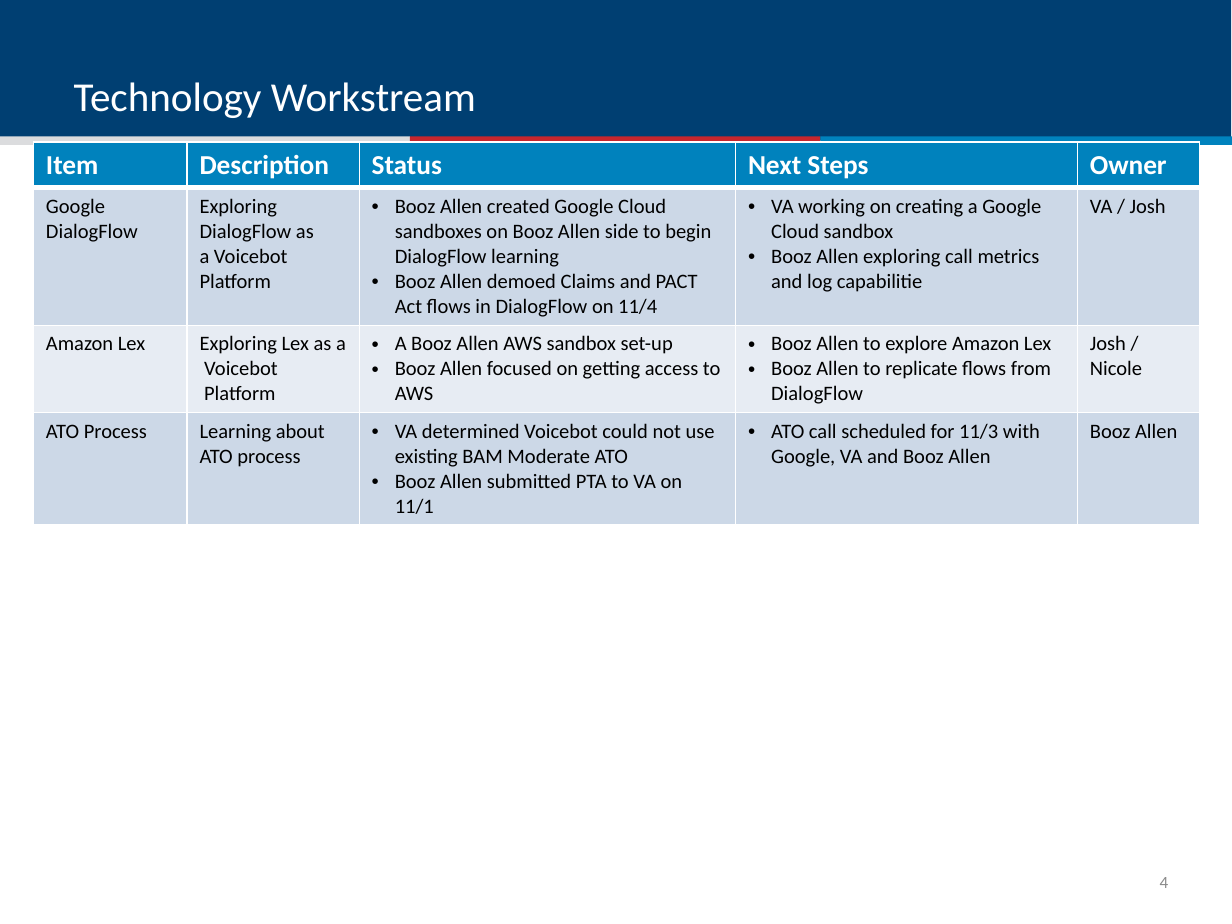
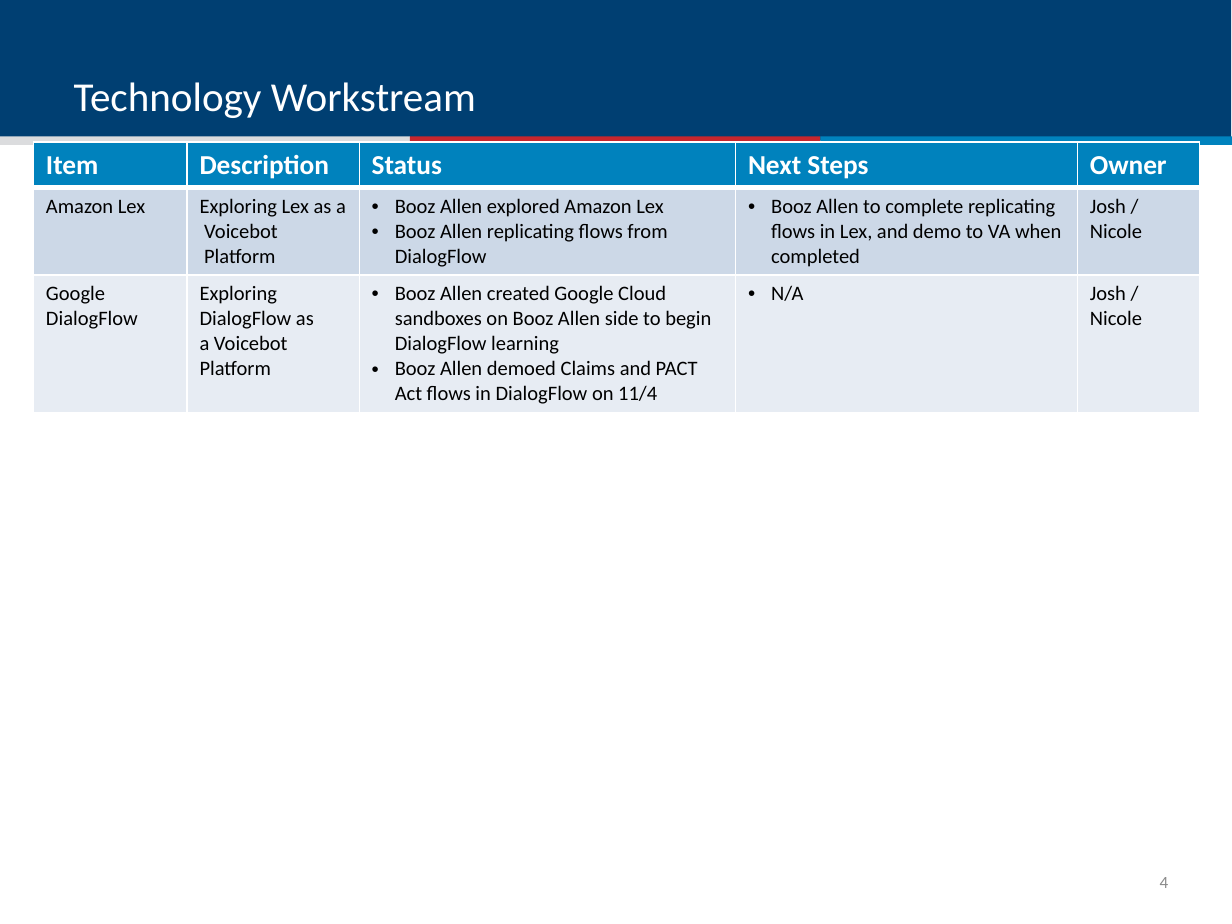
Before and after one commit to department-of-veterans-affairs/voicebot, a slide deck: slide 5 of meetings/StatusMeeting_20221117.pptx. Drawn at 1232x924 pixels with LibreOffice and Linux fonts; fonts in the diff are those of the drawing. Boxes give left, top, right and bottom in pixels: in the first picture for what was removed or moved away, otherwise in the second. Text is boxed around its words. In the diff, an @@ line names an element or a change of style, - is before the commit and + after.

```diff
--- a/meetings/StatusMeeting_20221117.pptx
+++ b/meetings/StatusMeeting_20221117.pptx
@@ table at [33,142,1200,409] @@
-row 2: Google DialogFlow | Exploring DialogFlow as a Voicebot Platform | Booz Allen created Google Cloud sandboxes on Booz Allen side to begin DialogFlow learning / Booz Allen demoed Claims and PACT Act flows in DialogFlow on 11/4 | VA working on creating a Google Cloud sandbox / Booz Allen exploring call metrics and log capabilitie | VA / Josh
-row 3: Amazon Lex | Exploring Lex as a Voicebot / Platform | A Booz Allen AWS sandbox set-up / Booz Allen focused on getting access to AWS | Booz Allen to explore Amazon Lex / Booz Allen to replicate flows from DialogFlow | Josh / Nicole
-row 4: ATO Process | Learning about ATO process | VA determined Voicebot could not use existing BAM Moderate ATO / Booz Allen submitted PTA to VA on 11/1 | ATO call scheduled for 11/3 with Google, VA and Booz Allen | Booz Allen
+row 2: Amazon Lex | Exploring Lex as a Voicebot / Platform | Booz Allen explored Amazon Lex / Booz Allen replicating flows from DialogFlow | Booz Allen to complete replicating flows in Lex, and demo to VA when completed | Josh / Nicole
+row 3: Google DialogFlow | Exploring DialogFlow as a Voicebot Platform | Booz Allen created Google Cloud sandboxes on Booz Allen side to begin DialogFlow learning / Booz Allen demoed Claims and PACT Act flows in DialogFlow on 11/4 | N/A | Josh / Nicole
```
Also in this commit, not shown: 4 other slides changed.
